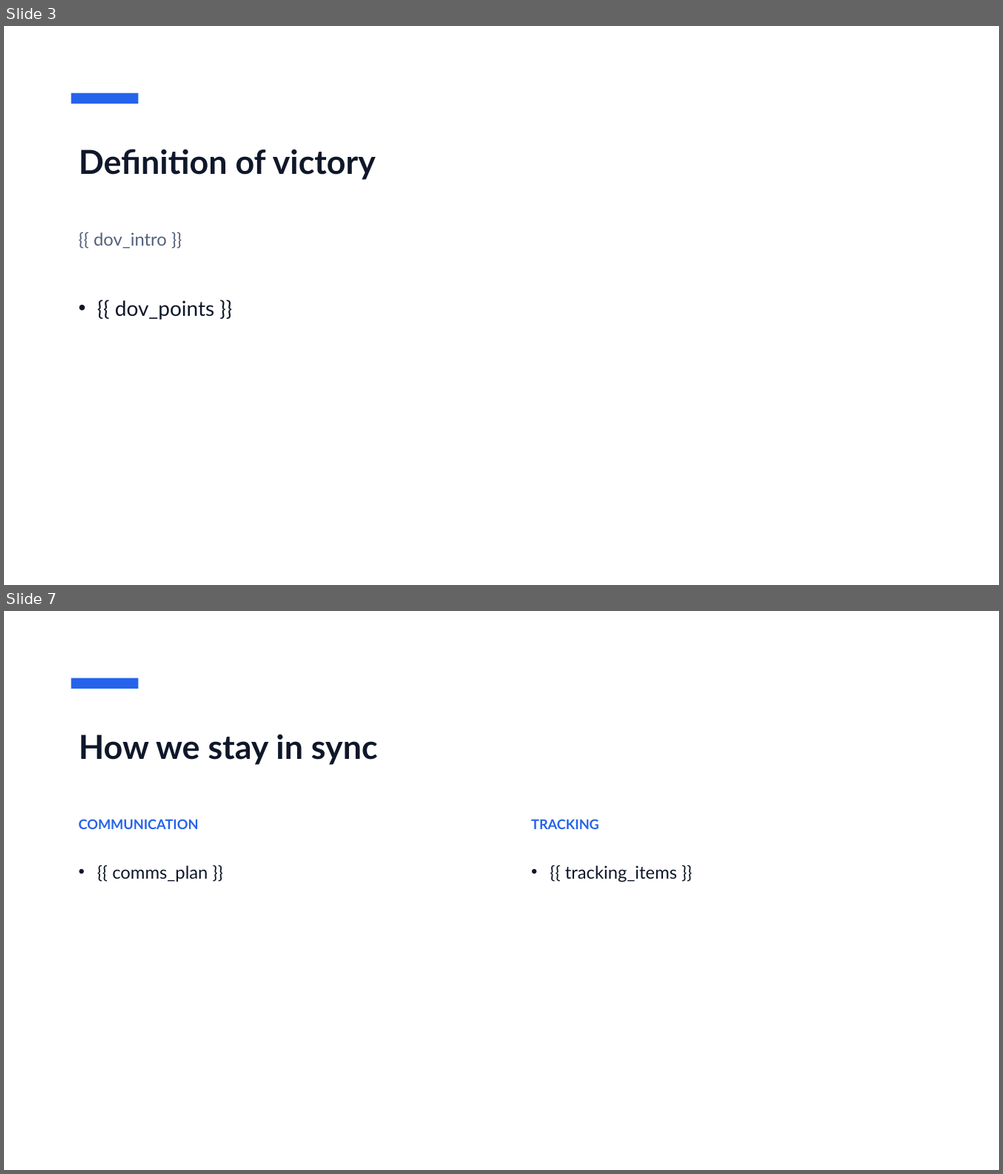
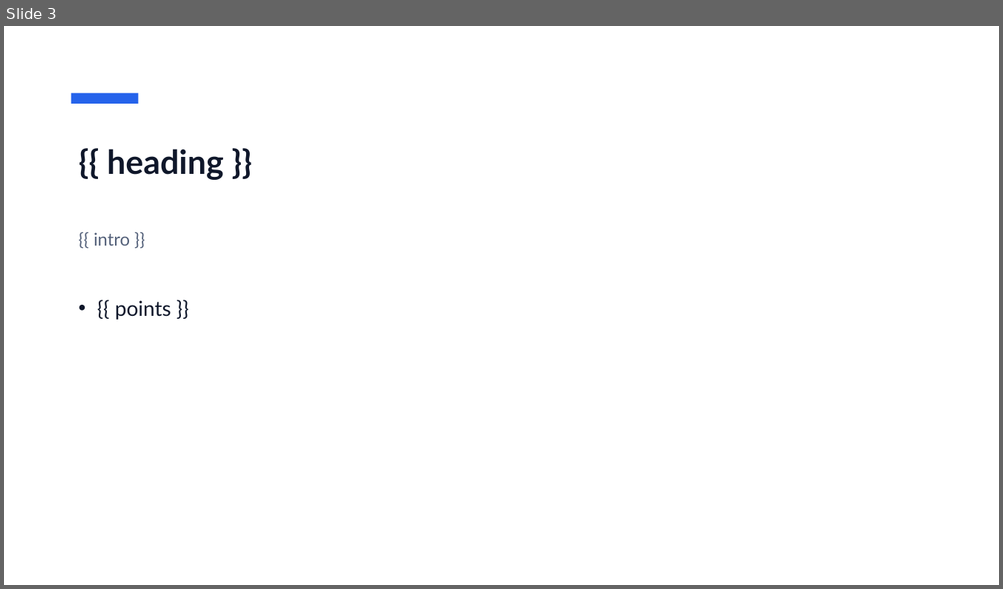
Before and after one commit to DolfusNegunda/doc_skills, a slide deck: building-document-templates/registry/_builtin/project_kickoff/template.pptx. Shown one above the other, each under a label of ours: slides 3 and 7 before the commit, slide 3 after it; the slides between them are not shown. The pictures are 1003x1174 and 1003x589 pixels, drawn with LibreOffice and Linux fonts; fonts in the diff are those of the drawing. Boxes give left, top, right and bottom in pixels: in the first picture for what was removed or moved away, otherwise in the second. Text is boxed around its words. In the diff, an @@ line names an element or a change of style, - is before the commit and + after.

```diff
--- a/building-document-templates/registry/_builtin/project_kickoff/template.pptx
+++ b/building-document-templates/registry/_builtin/project_kickoff/template.pptx
@@ slide 7 removed at (4,611,999,1170), background #FFFFFF @@
@@ rectangle removed at (71,678,138,689) @@
@@ title removed at (79,734,378,765) @@
-How we stay in sync
@@ text removed at (79,819,199,829) @@
-COMMUNICATION
@@ text removed at (531,819,599,829) @@
-TRACKING
@@ text removed at (112,866,208,882) @@
-• {{ comms_plan }}
@@ text removed at (565,866,677,883) @@
-• {{ tracking_items }}
@@ slide 3 changed as well @@
@@ title at (107,149,224,180): text changed @@
-Definition of victory
+{{ heading }}
@@ text at (94,232,130,246): text changed @@
-{{ dov_intro }}
+{{ intro }}
@@ text at (115,301,171,320): text changed @@
-• {{ dov_points }}
+• {{ points }}
```
Also in this commit, not shown: 1 other slide changed, 12 slides added, 6 other slides removed, 13 other files.
